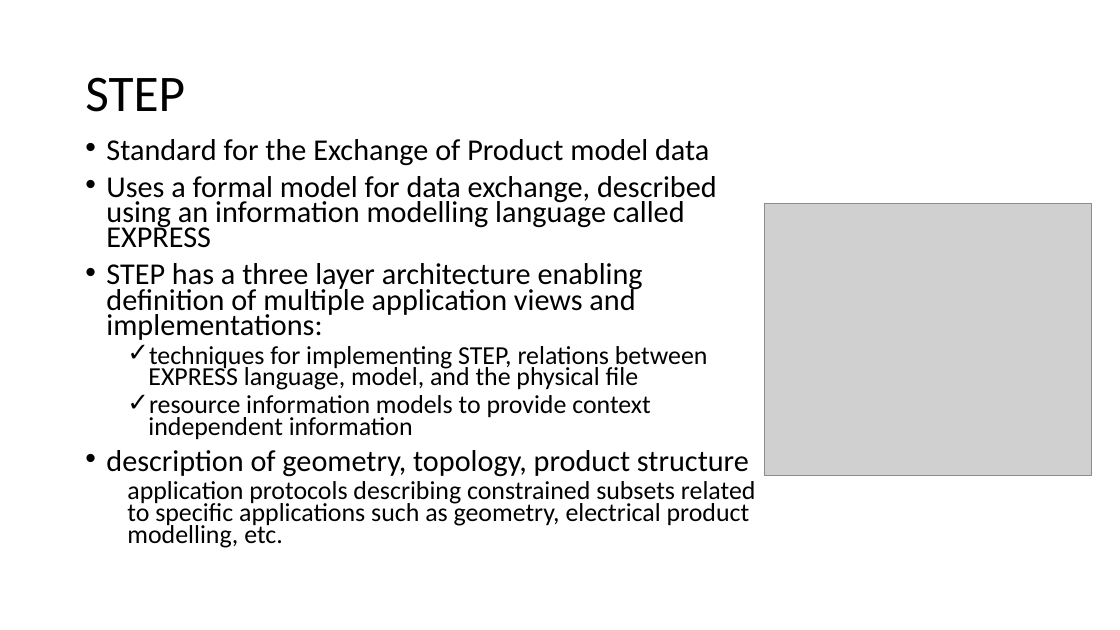
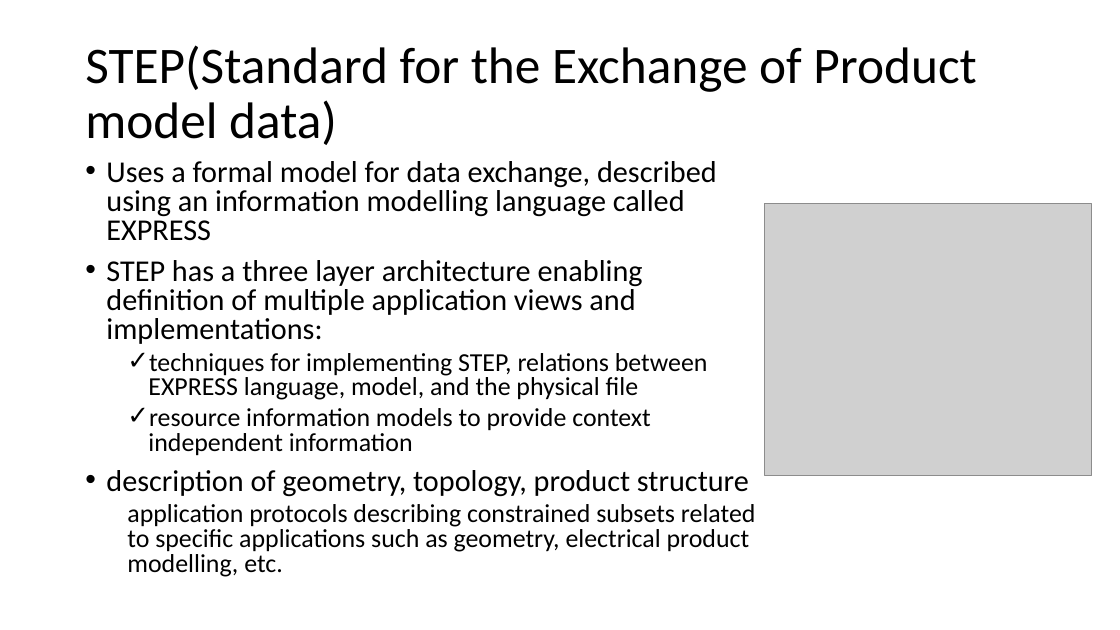
Before and after one commit to Jinny-Ching/cad_cam_course, a slide deck: slide 27 of CAD_CAM.pptx. Drawn at 1120x630 pixels with LibreOffice and Linux fonts; fonts in the diff are those of the drawing; grey boxes stand for pictures. Boxes give left, top, right and bottom in pixels: in the first picture for what was removed or moved away, otherwise in the second. Text is boxed around its words. In the diff, an @@ line names an element or a change of style, - is before the commit and + after.

Commit message:
goemetric modelling-curve

```diff
--- a/CAD_CAM.pptx
+++ b/CAD_CAM.pptx
@@ title at (85,45,976,145): text changed @@
-STEP
+STEP(Standard for the Exchange of Product model data)
@@ text at (106,139,709,166): paragraph removed @@
-• Standard for the Exchange of Product model data
@@ text "Uses a formal model for ...": place and size @@
-text "Uses a formal model for ..." at (106,139,756,548)
+text "Uses a formal model for ..." at (106,161,756,577)
@@ text "Uses a formal model for ..." at (106,161,756,577): line spacing 0.7 to 0.8 @@
```
Also in this commit, not shown: 6 other slides changed, 9 slides added, 1 slide removed.
